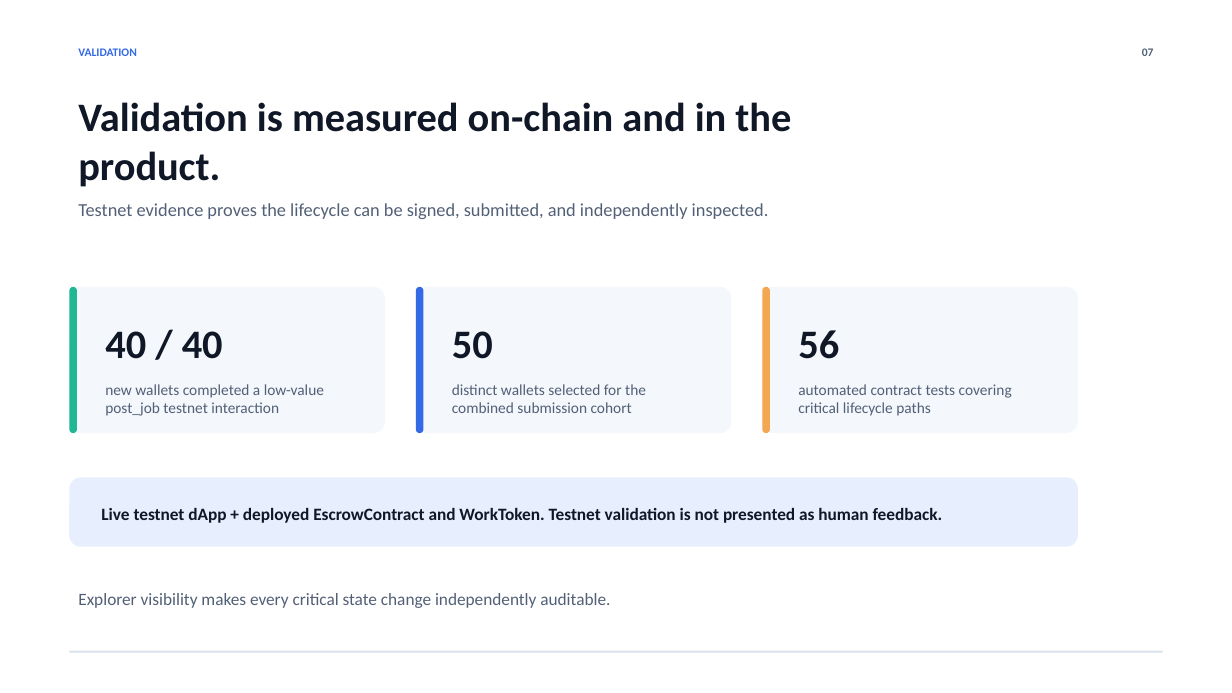
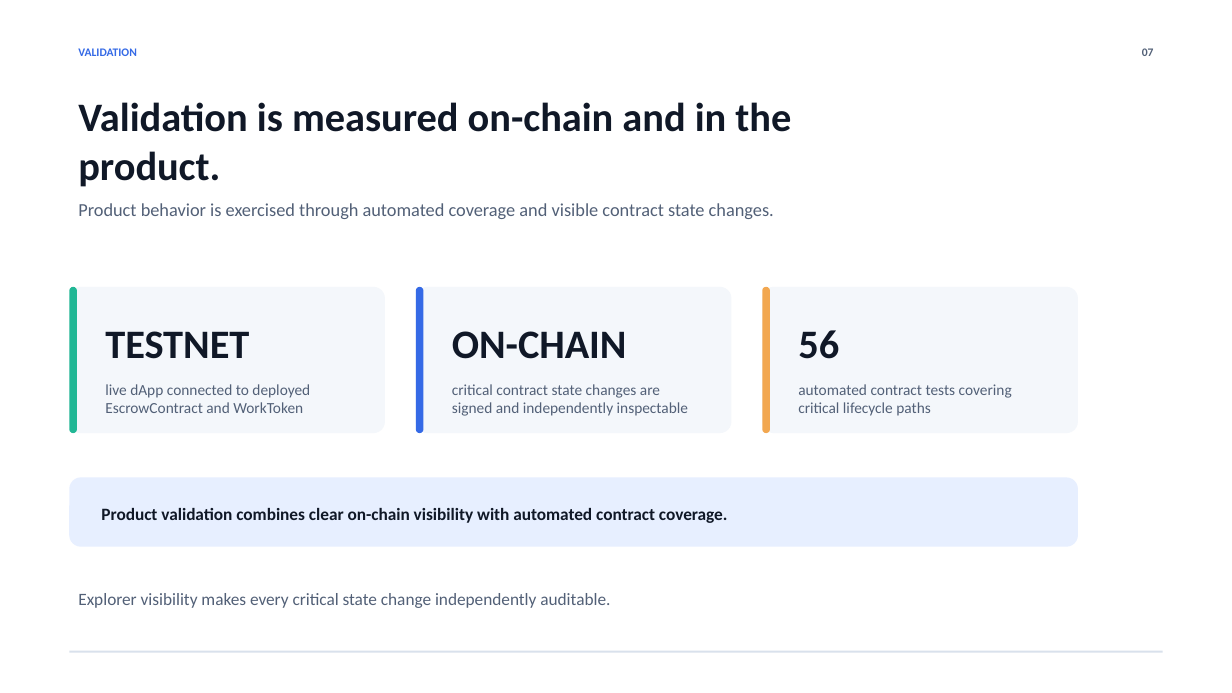
Before and after one commit to Nabha14/ste-work, a slide deck: slide 7 of docs/stellarwork-pitch-deck.pptx. Drawn at 1232x693 pixels with LibreOffice and Linux fonts; fonts in the diff are those of the drawing. Boxes give left, top, right and bottom in pixels: in the first picture for what was removed or moved away, otherwise in the second. Text is boxed around its words. In the diff, an @@ line names an element or a change of style, - is before the commit and + after.

Commit message:
docs: refresh submission materials

```diff
--- a/docs/stellarwork-pitch-deck.pptx
+++ b/docs/stellarwork-pitch-deck.pptx
@@ text at [78, 203, 774, 219]: text changed @@
-Testnet evidence proves the lifecycle can be signed, submitted, and independently inspected.
+Product behavior is exercised through automated coverage and visible contract state changes.
@@ text at [105, 331, 249, 359]: text changed @@
-40 / 40
+TESTNET
@@ text at [452, 331, 627, 359]: text changed @@
-50
+ON-CHAIN
@@ text at [105, 384, 310, 413]: text changed @@
-new wallets completed a low-value post_job testnet interaction
+live dApp connected to deployed EscrowContract and WorkToken
@@ text at [452, 384, 688, 416]: text changed @@
-distinct wallets selected for the combined submission cohort
+critical contract state changes are signed and independently inspectable
@@ text at [101, 508, 728, 523]: text changed @@
-Live testnet dApp + deployed EscrowContract and WorkToken. Testnet validation is not presented as human feedback.
+Product validation combines clear on-chain visibility with automated contract coverage.
```
Also in this commit, not shown: 2 other files.
